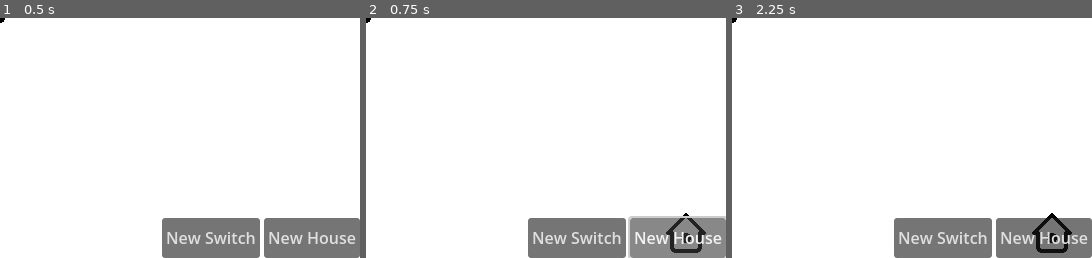
Above: before the commit, frames 1-3 (left to right).
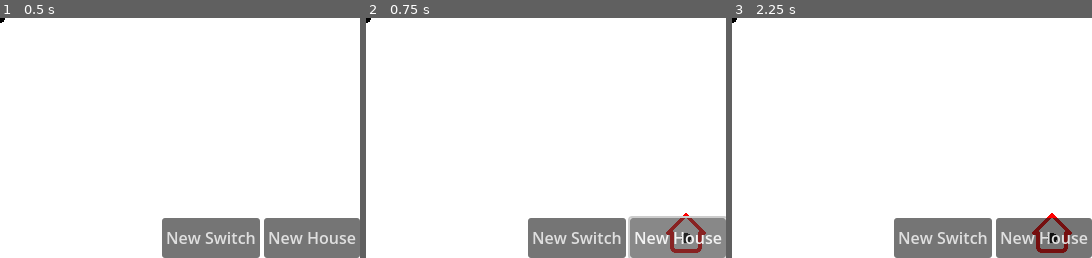
Above: after the commit, the same moments.

Repository: jcronenberg/crISP
Game: Godot game, scene res://scenes/main.tscn
Two runs of this game, one before a commit and one after it. Both use one fixed random seed, a clock stepped at 60 frames per second and the inputs below.
Inputs:
- Up to frame 1 (0.5 s): no input
- Up to frame 2 (0.75 s): click "New House" at 0.5 s
- Up to frame 3 (2.25 s): click "New House" at 1.25 s; click "Copper" at 2 s
The pictures show only the part of the screen within x 50-100%, y 50-100%; the shares and areas given below are measured in that part.

Frame 1 is identical in both runs. In frame 2, 0.5% of the frame differs, in the area x 83-95%, y 81-98%; in frame 3, 0.5%.

Commit message:
Color code houses depending on if connected or not

Diff:
--- a/scenes/house.tscn
+++ b/scenes/house.tscn
@@ -1,17 +1,34 @@
-[gd_scene load_steps=6 format=3 uid="uid://dkd7nmxly4jfr"]
+[gd_scene load_steps=8 format=3 uid="uid://dkd7nmxly4jfr"]
 
 [ext_resource type="Script" path="res://scripts/house.gd" id="1_bgkyf"]
 [ext_resource type="Texture2D" uid="uid://c8y4is7v17o83" path="res://assets/house.png" id="1_haugj"]
 [ext_resource type="Script" path="res://scripts/HousePort.gd" id="2_n4o5h"]
 [ext_resource type="Texture2D" uid="uid://gxgi3r43dh4q" path="res://assets/black_circle.png" id="2_warac"]
 
+[sub_resource type="Shader" id="Shader_o8l8m"]
+code = "shader_type canvas_item;
+
+uniform vec4 color : source_color;
+
+void fragment() {
+    COLOR.rgb = color.rgb;
+    COLOR.a = texture(TEXTURE, UV).a;
+}"
+
+[sub_resource type="ShaderMaterial" id="ShaderMaterial_xai6s"]
+resource_local_to_scene = true
+shader = SubResource("Shader_o8l8m")
+shader_parameter/color = Color(1, 0, 0, 1)
+
 [sub_resource type="CircleShape2D" id="CircleShape2D_34dc3"]
 radius = 5.0
 
 [node name="House" type="Node2D"]
+material = SubResource("ShaderMaterial_xai6s")
 script = ExtResource("1_bgkyf")
 
 [node name="Sprite2D" type="Sprite2D" parent="."]
+use_parent_material = true
 position = Vector2(0, -5)
 scale = Vector2(0.2, 0.2)
 texture = ExtResource("1_haugj")
--- a/scripts/Simulation.gd
+++ b/scripts/Simulation.gd
@@ -182,7 +182,10 @@
 	var allocation_successful := true
 	for house in houses:
 		if not allocate_house_bandwidth(house):
+			endpoint_nodes[endpoints.find(house)].set_connected_state(false)
 			allocation_successful = false
+		else:
+			endpoint_nodes[endpoints.find(house)].set_connected_state(true)
 
 	if allocation_successful:
 		get_node("/root/UiController").hide_warning()
--- a/scripts/house.gd
+++ b/scripts/house.gd
@@ -3,8 +3,16 @@
 var is_port_connected := false
 var placed := false
 
+func set_connected_state(state: bool):
+	if state:
+		material.set_shader_parameter("color", Color(0, 0, 0)) # black
+	else:
+		material.set_shader_parameter("color", Color(1, 0, 0)) # red
+
+
 func set_is_port_connected(state):
 	is_port_connected = state
+
 
 func _process(_delta):
 	if not placed:
